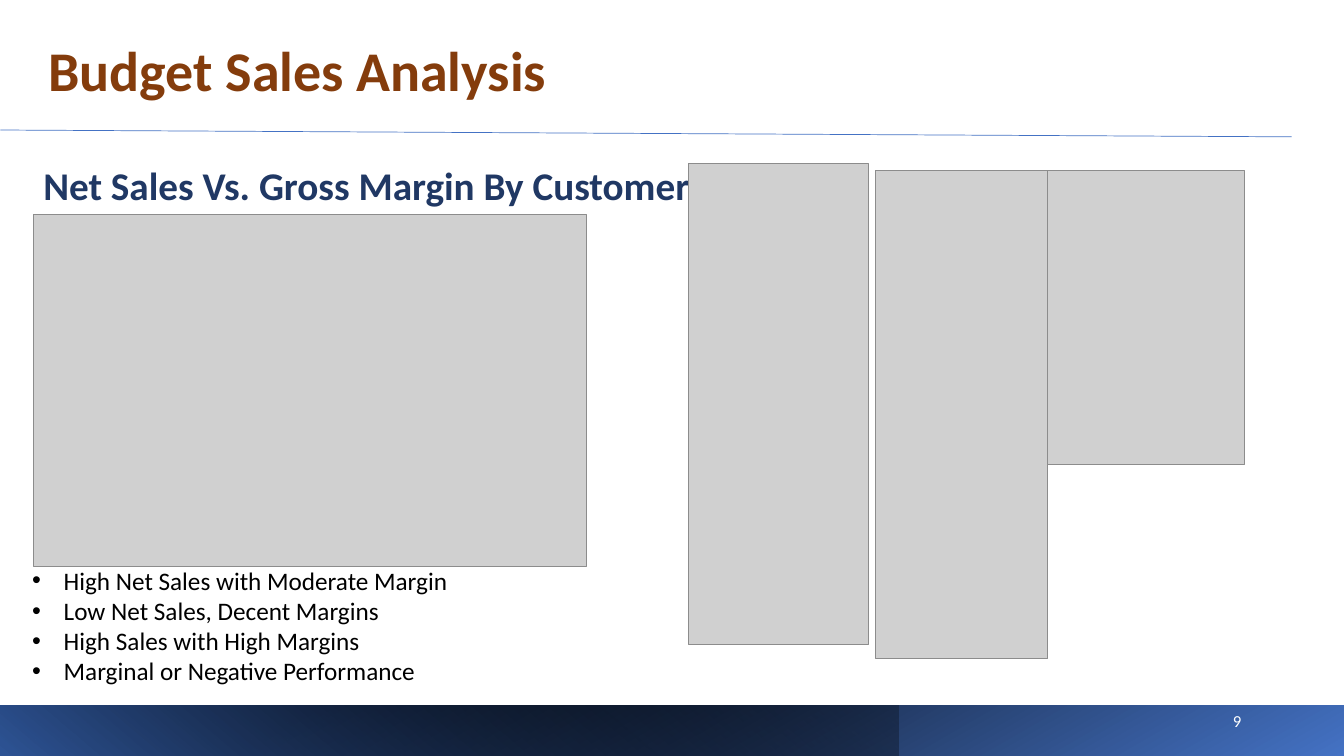
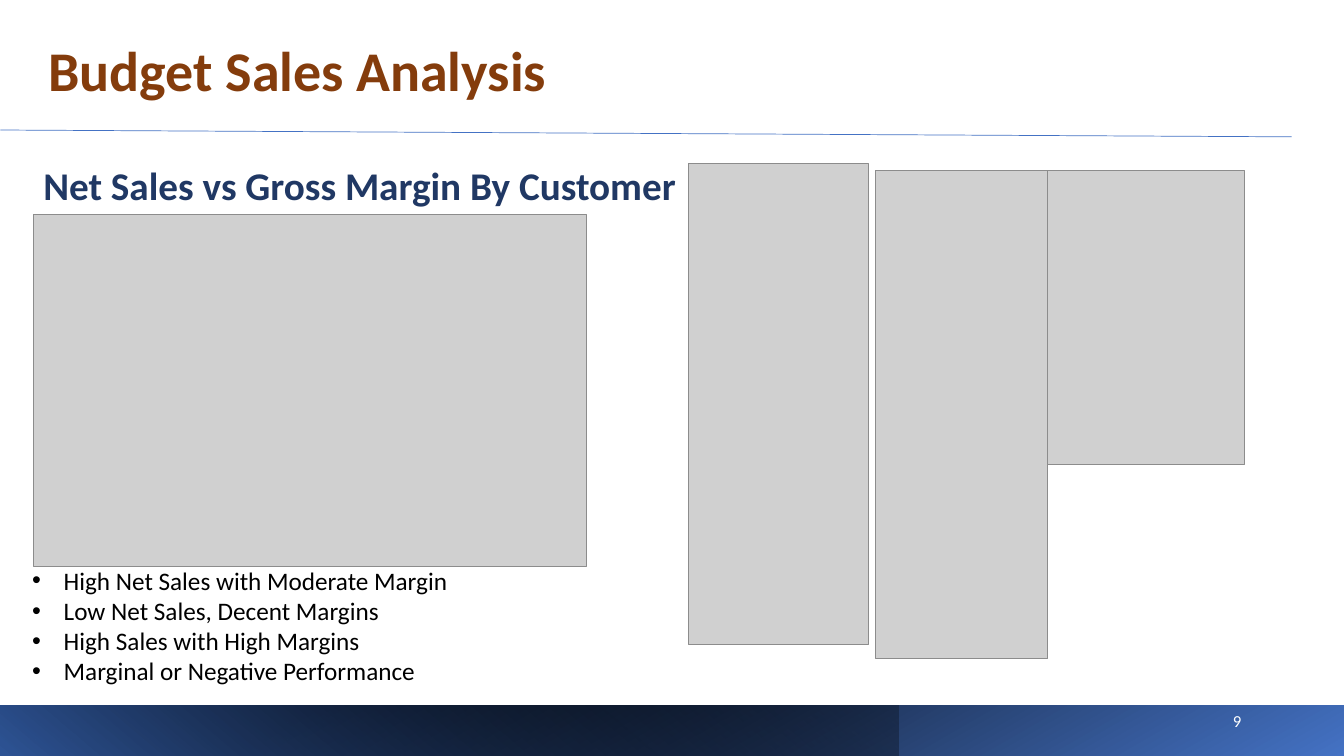
Before and after one commit to Namrata-Patel/AIM-5001, a slide deck: slide 9 of Final_Project/DAM - Final Project Presentation.pptx. Drawn at 1344x756 pixels with LibreOffice and Linux fonts; fonts in the diff are those of the drawing; grey boxes stand for pictures. Boxes give left, top, right and bottom in pixels: in the first picture for what was removed or moved away, otherwise in the second. Text is boxed around its words. In the diff, an @@ line names an element or a change of style, - is before the commit and + after.

```diff
--- a/Final_Project/DAM - Final Project Presentation.pptx
+++ b/Final_Project/DAM - Final Project Presentation.pptx
@@ text at [43,172,676,207]: text changed @@
-Net Sales Vs. Gross Margin By Customer
+Net Sales vs Gross Margin By Customer
```
Also in this commit, not shown: 11 other slides changed, 2 slides added.
